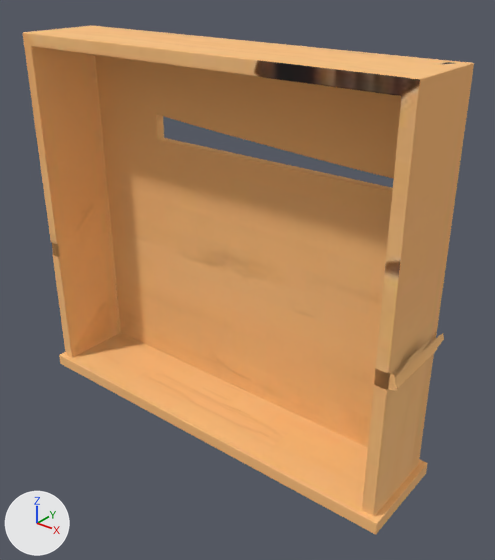
Two versions of the OBJ model static/urdf/cabinet_03/cabinet_03_objs/1/1.obj, one commit apart.
Before and after are seen from a 50 mm lens placed at (0.723, -1.027, 0.395), pointed at (0.043, -0.177, -0.132). Arrows for +X, +Y and +Z are at lower left; the lights stay in place. The older version comes first. Where no turn or scale is listed for an object, it has been applied to the vertices.

In view in the first picture: '1'.
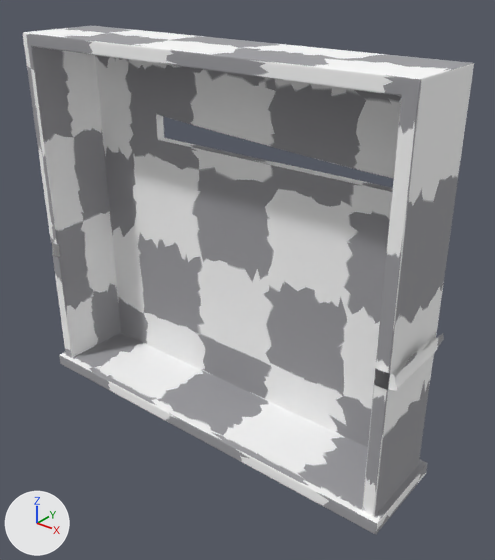
The change, as a list of edits to the scene's bpy script:
```text
Add img_dummy_png:
    img_dummy_png = load_image('dummy.png', 'dummy.png', 1024, 1024, 'sRGB')
Change mat_material_0:
    mat_material_0.texture: img_material_0_png -> img_dummy_png
    mat_material_0.roughness: 0.968 -> 1.0
```

Where the change shows, as pixel boxes [x1, y1, x2, y2] in the pictures (495 x 560 px):
'1', surface changed (orange to grey)
    both: [23, 26, 474, 535]
